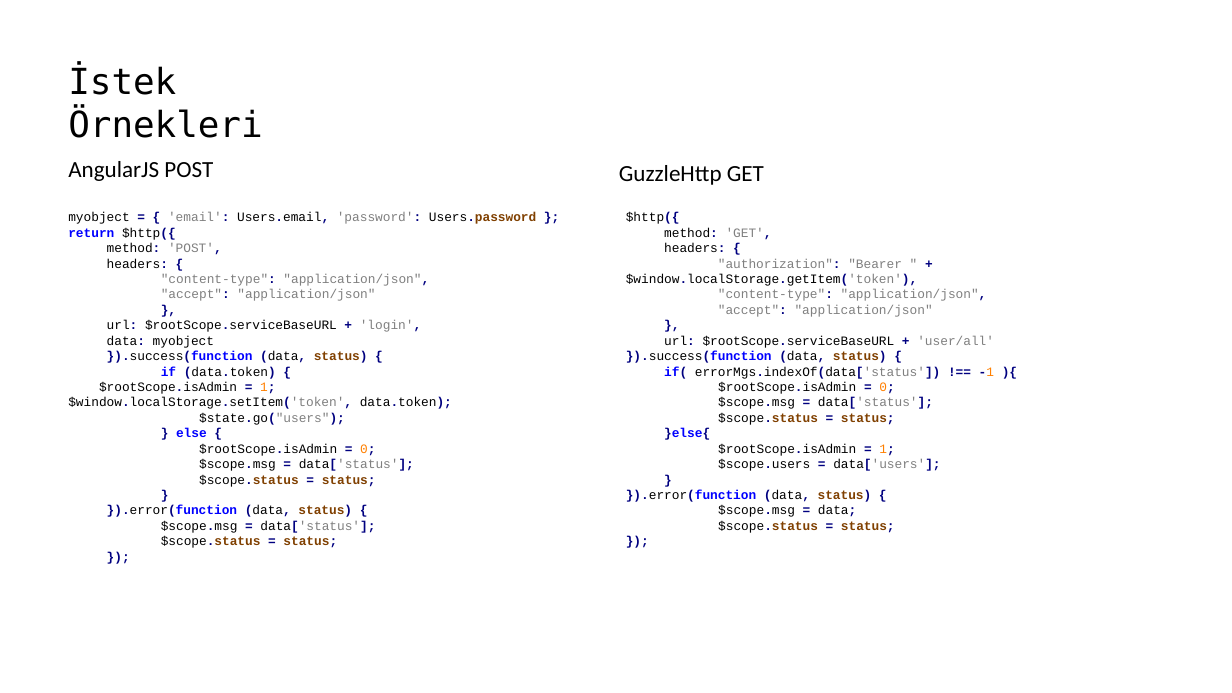
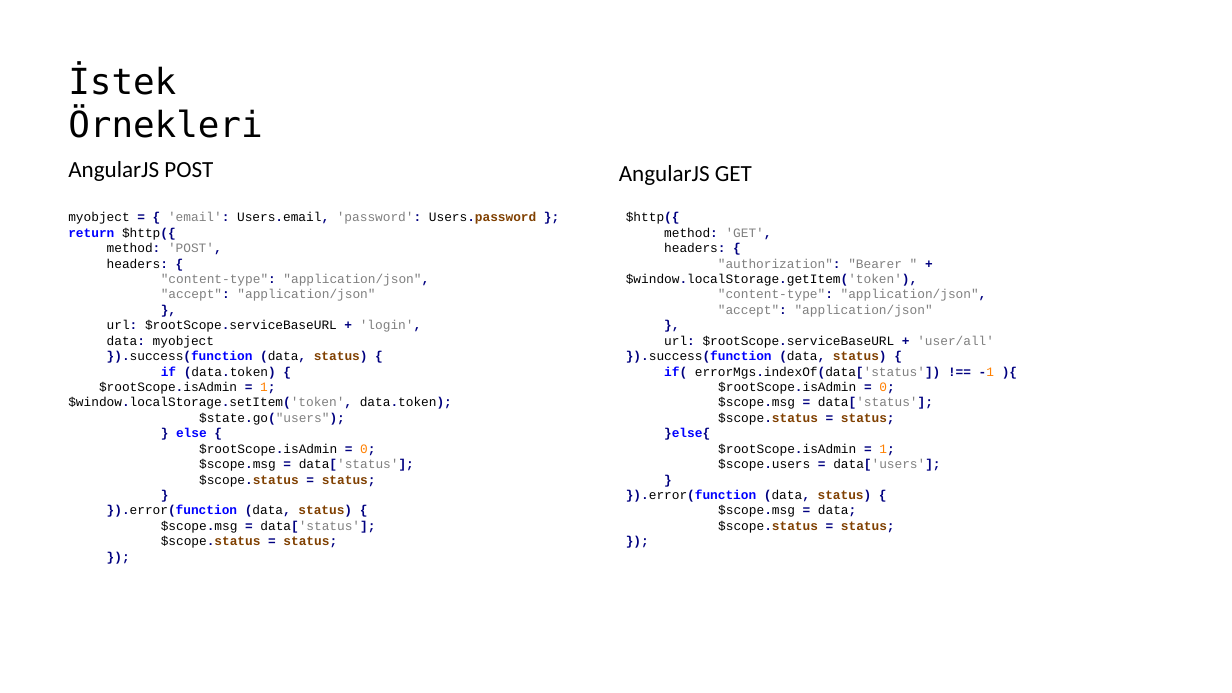
Before and after one commit to smcn/Xconnect, a slide deck: slide 13 of Xconnect.pptx. Drawn at 1232x693 pixels with LibreOffice and Linux fonts; fonts in the diff are those of the drawing; background and template pictures are left out. Boxes give left, top, right and bottom in pixels: in the first picture for what was removed or moved away, otherwise in the second. Text is boxed around its words. In the diff, an @@ line names an element or a change of style, - is before the commit and + after.

```diff
--- a/Xconnect.pptx
+++ b/Xconnect.pptx
@@ text at [619,165,752,185]: text changed @@
-GuzzleHttp GET
+AngularJS GET
```
Also in this commit, not shown: 1 other slide changed.
